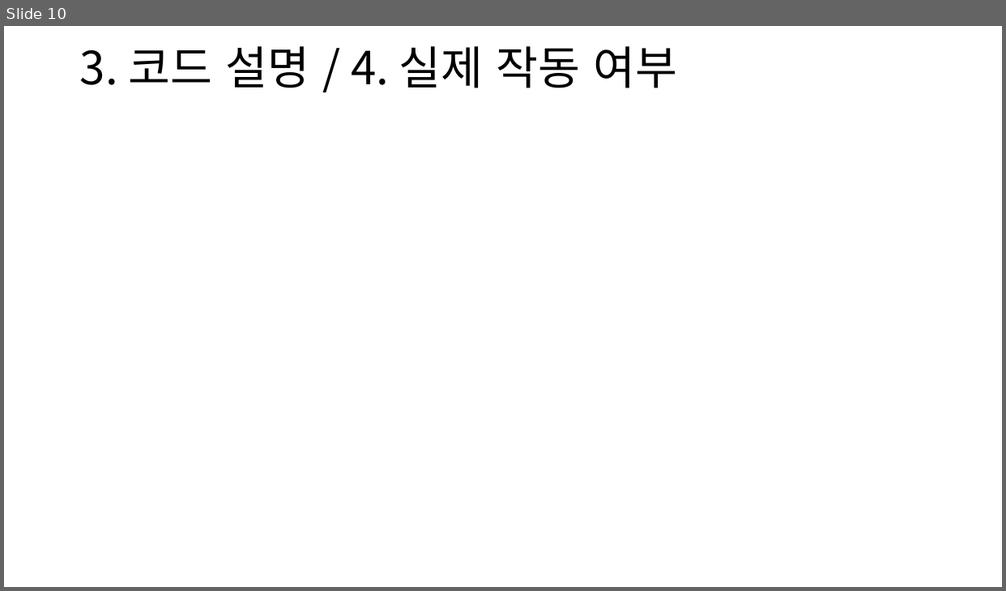
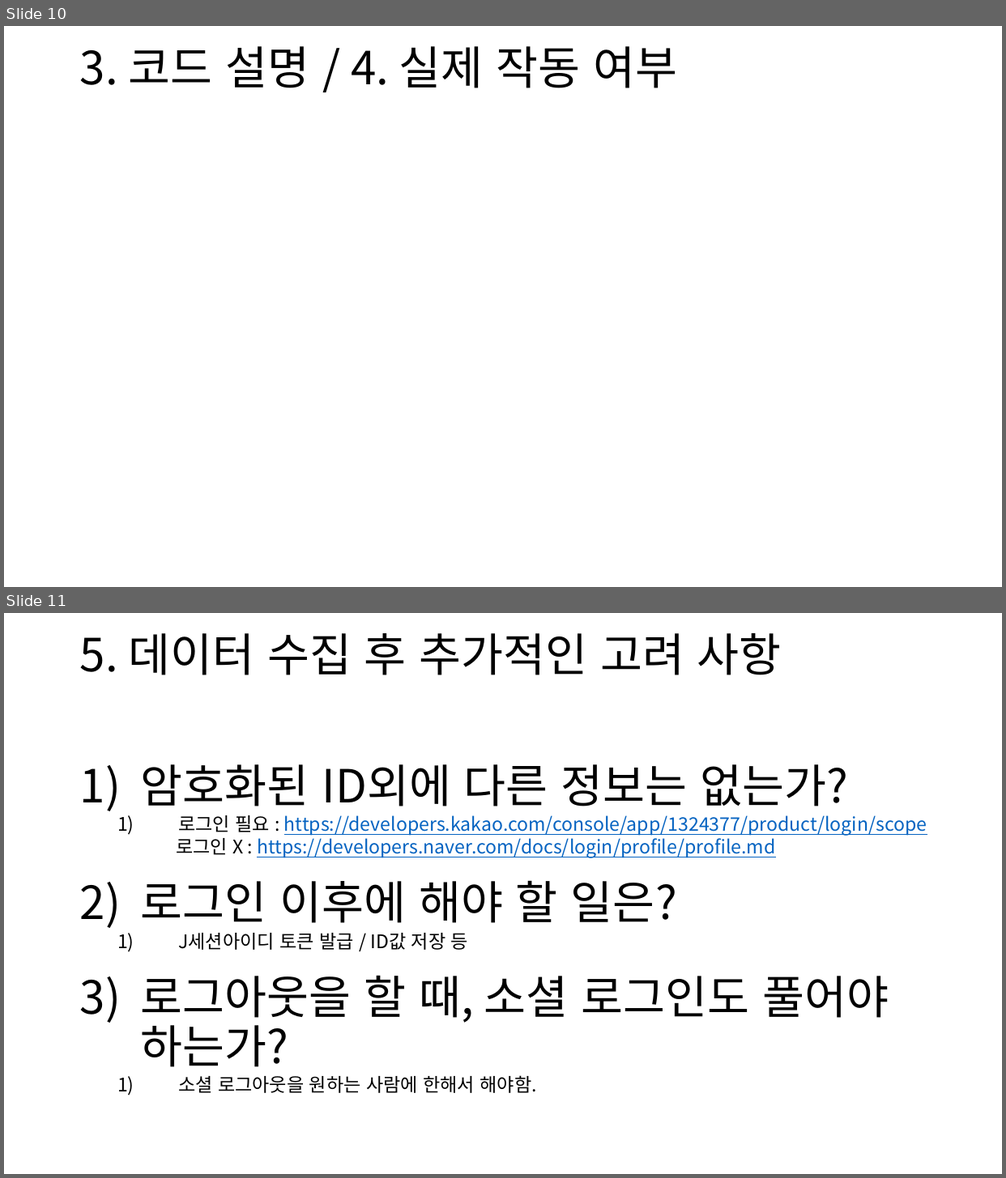
Before and after one commit to JHS3427/SocialLoginPresentation, a slide deck: 소셜 로그인 발표.pptx. Shown one above the other, each under a label of ours: slide 10 before the commit, slides 10 and 11 after it. The pictures are 1006x591 and 1006x1178 pixels, drawn with LibreOffice and Linux fonts; fonts in the diff are those of the drawing. Boxes give left, top, right and bottom in pixels: in the first picture for what was removed or moved away, otherwise in the second. Text is boxed around its words. In the diff, an @@ line names an element or a change of style, - is before the commit and + after.

Commit message:
로그인 발표 자료

```diff
--- a/소셜 로그인 발표.pptx
+++ b/소셜 로그인 발표.pptx
@@ slide 11 added at box(4, 613, 1002, 1174), background #FFFFFF @@
@@ text added at box(80, 633, 782, 675), 44 pt, text #000000 @@
+5. 데이터 수집 후 추가적인 고려 사항
@@ text added at box(141, 764, 927, 1093), 18 pt, text #0563C1, underline @@
+1) 암호화된 ID외에 다른 정보는 없는가?
+  1) 로그인 필요 : https://developers.kakao.com/console/app/1324377/product/login/scope
+    로그인 X : https://developers.naver.com/docs/login/profile/profile.md
+2) 로그인 이후에 해야 할 일은?
+  1) J세션아이디 토큰 발급 / ID값 저장 등
+3) 로그아웃을 할 때, 소셜 로그인도 풀어야 하는가?
+  1) 소셜 로그아웃을 원하는 사람에 한해서 해야함.
```
Also in this commit, not shown: 5 slides changed, 2 other files.
